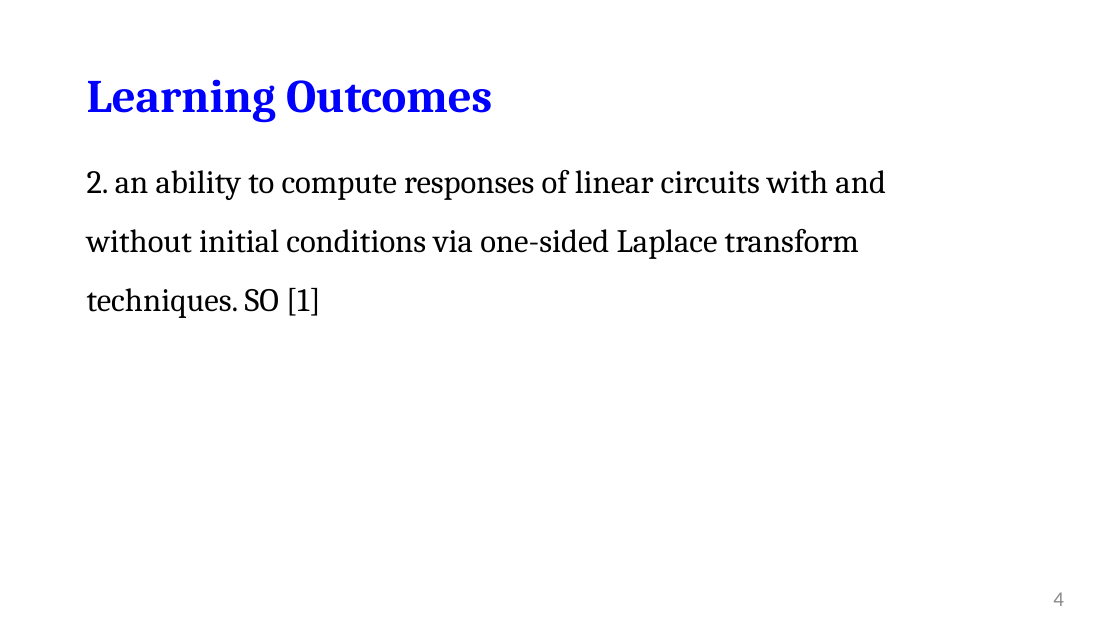
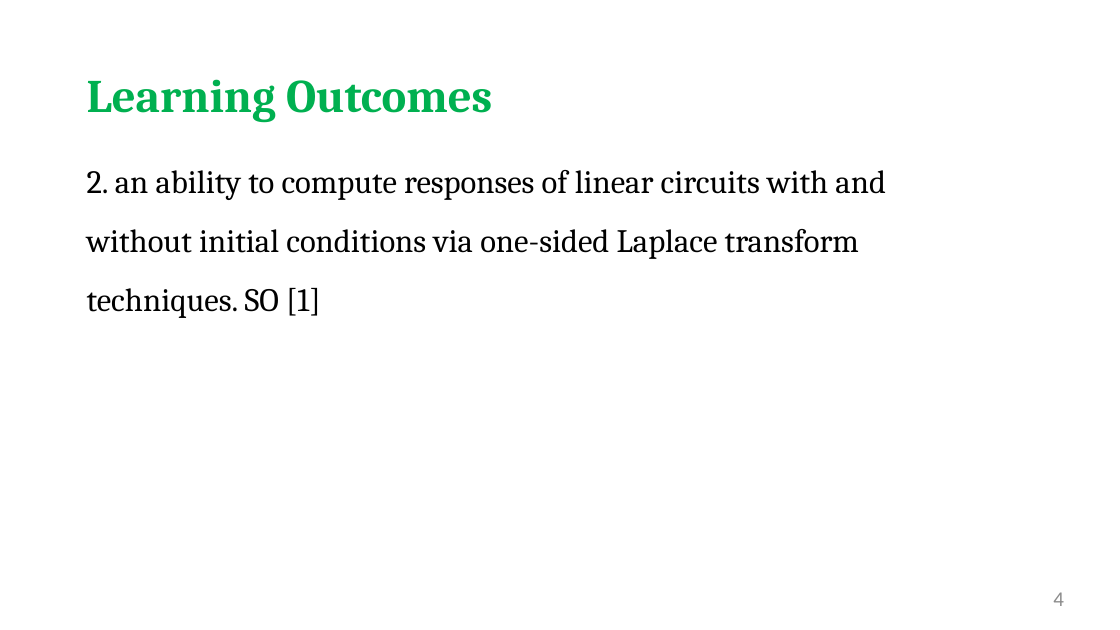
Before and after one commit to salmanrazzaq1993/AUM-WORK, a slide deck: slide 4 of PP WORK/Instructor Version/Week 2/Week 2 lecture 1 Signals.pptx. Drawn at 1120x630 pixels with LibreOffice and Linux fonts; fonts in the diff are those of the drawing; background and template pictures are left out. Boxes give left, top, right and bottom in pixels: in the first picture for what was removed or moved away, otherwise in the second. Text is boxed around its words. In the diff, an @@ line names an element or a change of style, - is before the commit and + after.

```diff
--- a/PP WORK/Instructor Version/Week 2/Week 2 lecture 1 Signals.pptx
+++ b/PP WORK/Instructor Version/Week 2/Week 2 lecture 1 Signals.pptx
@@ text "Learning Outcomes" at [87,79,492,122]: text colour #0000FF to #00B050 @@
```
Also in this commit, not shown: 5 other slides changed.
